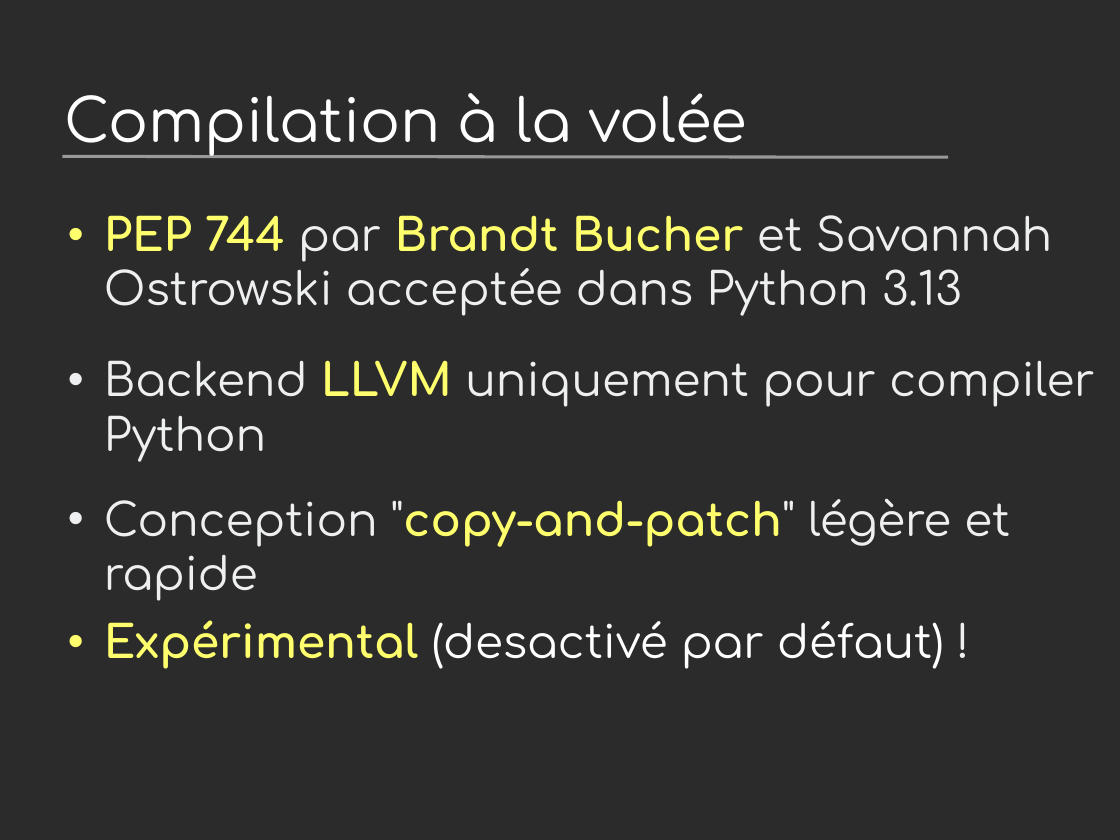
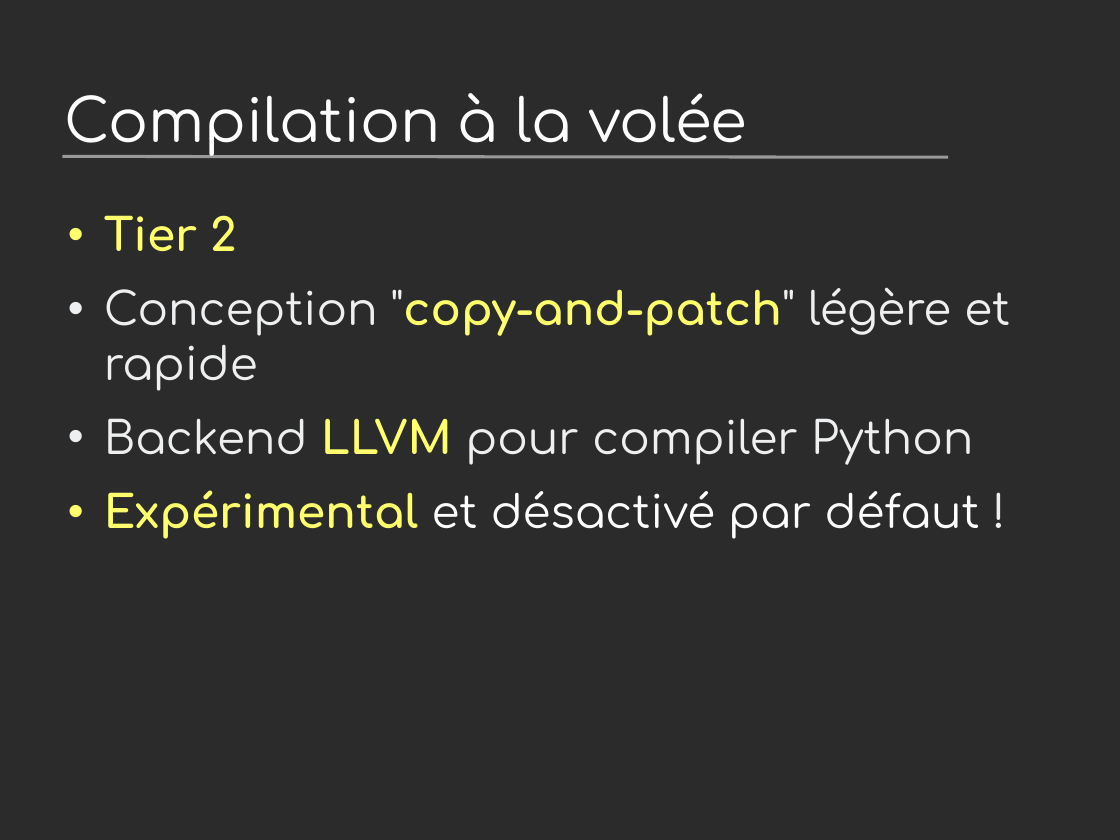
Before and after one commit to vstinner/talks, a slide deck: slide 20 of 2024-PyconFR/nouveautes_python3.13.odp (slide 17 before the commit). Drawn at 1120x840 pixels with LibreOffice and Linux fonts; fonts in the diff are those of the drawing; background and template pictures are left out; a plain dark background stands for a picture behind light text. Boxes give left, top, right and bottom in pixels: in the first picture for what was removed or moved away, otherwise in the second. Text is boxed around its words. In the diff, an @@ line names an element or a change of style, - is before the commit and + after.

```diff
--- a/2024-PyconFR/nouveautes_python3.13.odp
+++ b/2024-PyconFR/nouveautes_python3.13.odp
@@ text at [104, 215, 237, 251]: text changed; text colour #EEEFF0 to #FFFF6D; bold on @@
-• PEP 744 par Brandt Bucher et Savannah Ostrowski acceptée dans Python 3.13
-• Backend LLVM uniquement pour compiler Python
+• Tier 2
@@ text at [104, 287, 1010, 390]: less space between paragraphs @@
@@ text at [104, 418, 980, 538]: text changed; text colour #FFFFFF to #EEEFF0 @@
-• Expérimental (desactivé par défaut) !
+• Backend LLVM pour compiler Python
+• Expérimental et désactivé par défaut !
```
Also in this commit, not shown: 8 other slides changed, 6 slides added.
